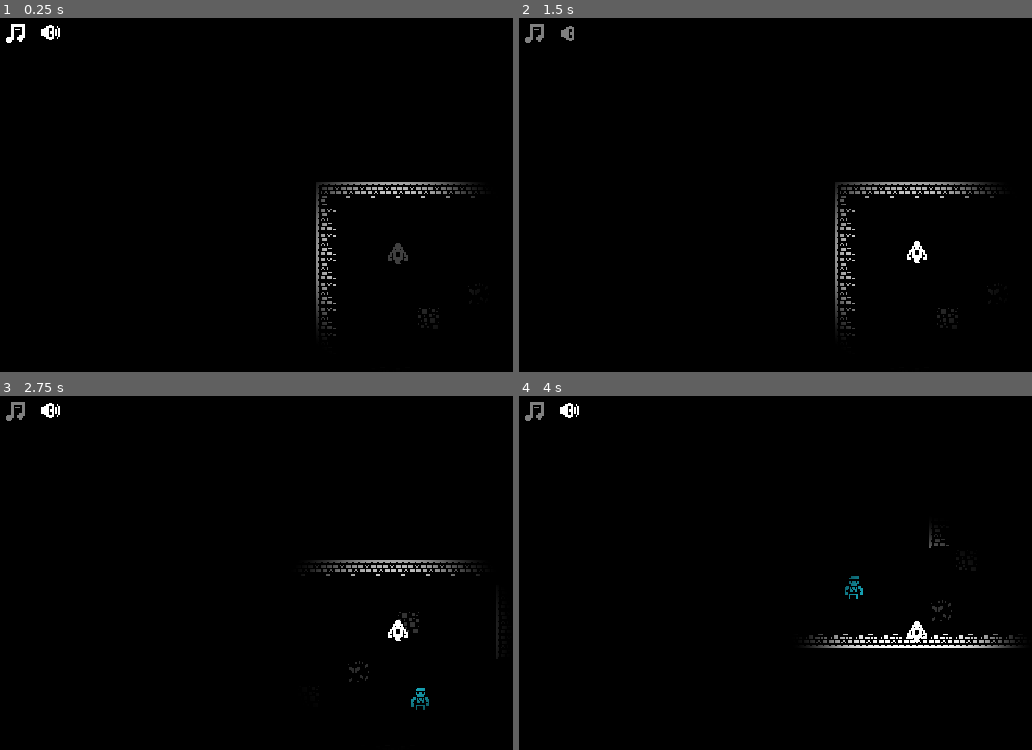
Above: before the commit, frames 1-4 (two rows, left to right).
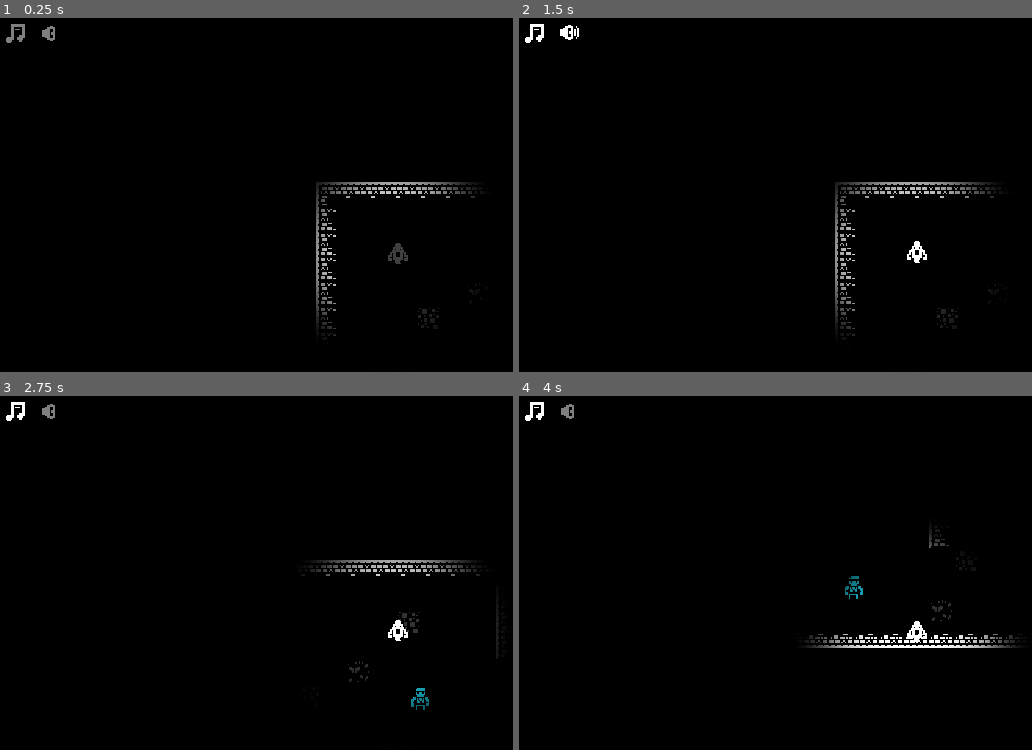
Above: after the commit, the same moments.

Repository: skarnl/miziziz-game-jam-2020
Game: Godot game, scene res://game/game.tscn
Same seed, same stepped clock (60 frames per second), same inputs: the game is played once before the commit and once after it. Sound files missing from this copy of the repository are replaced by a short silence.
Inputs (mouse positions are in pixels of both pictures, inside the frame that each line leads up to):
- Up to frame 1 (0.25 s): no input
- Up to frame 2 (1.5 s): click (575, 35) at 0.5 s; click (534, 35) at 1.25 s
- Up to frame 3 (2.75 s): tap Enter at 2 s; hold Right (ui_right) from 2.03 s (still down); hold Space (attack) from 2.03 s (still down)
- Up to frame 4 (4 s): release Right (ui_right) at 2.78 s; release Space (attack) at 2.78 s; hold Down (ui_down) 2.78-3.53 s; tap E (possess) at 2.85 s; hold Right (ui_right) from 3.53 s (still down); hold Space (attack) from 3.53 s (still down)

The runs differ from the first frame. In frame 1, 0.2% of the frame differs, in the area x 1-12%, y 1-8%; in frame 2, 0.2%; in frame 3, 0.2%; in frame 4, 0.2%.

Commit message:
Temporary disable music and sounds

Diff:
--- a/gui/soundManager.gd
+++ b/gui/soundManager.gd
@@ -9,6 +9,10 @@
 
 	backgroundMusicBusId = AudioServer.get_bus_index('BackgroundMusic')
 	sfxBusId = AudioServer.get_bus_index('SFX')
+
+	# TEMP DISABLE SOUNDS
+	_on_MusicButton_pressed()
+	_on_SFXButton_pressed()
 
 func _on_MusicButton_pressed():
 	var is_muted = AudioServer.is_bus_mute(backgroundMusicBusId)
